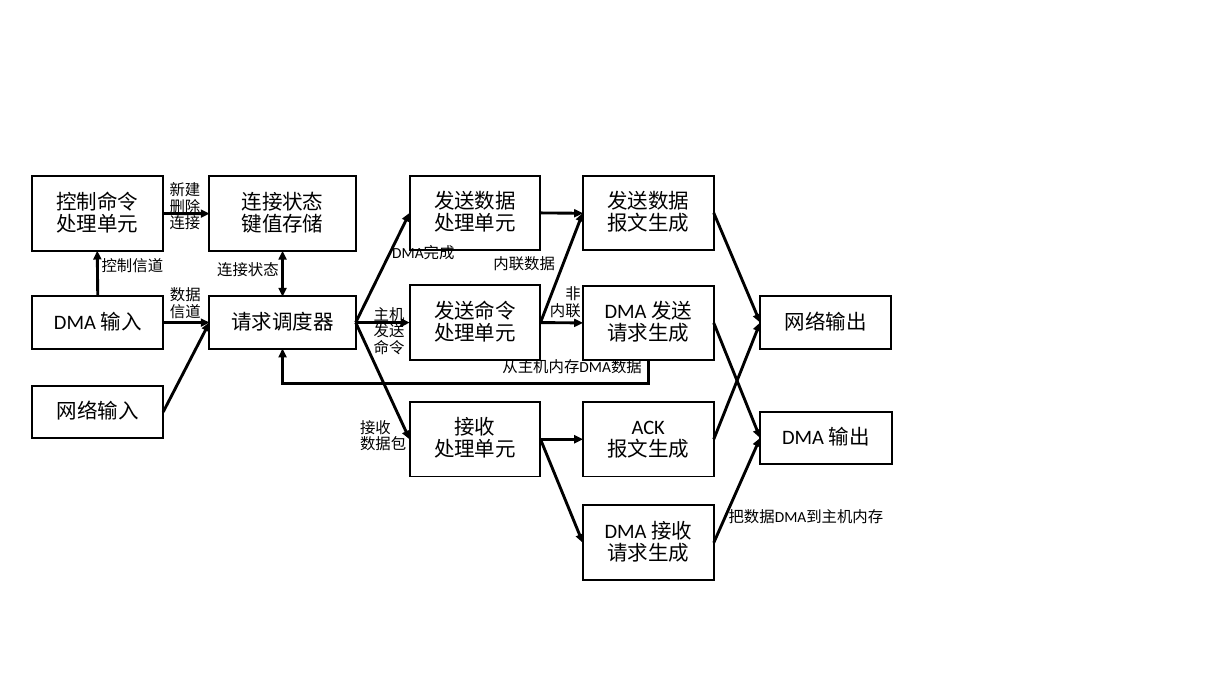
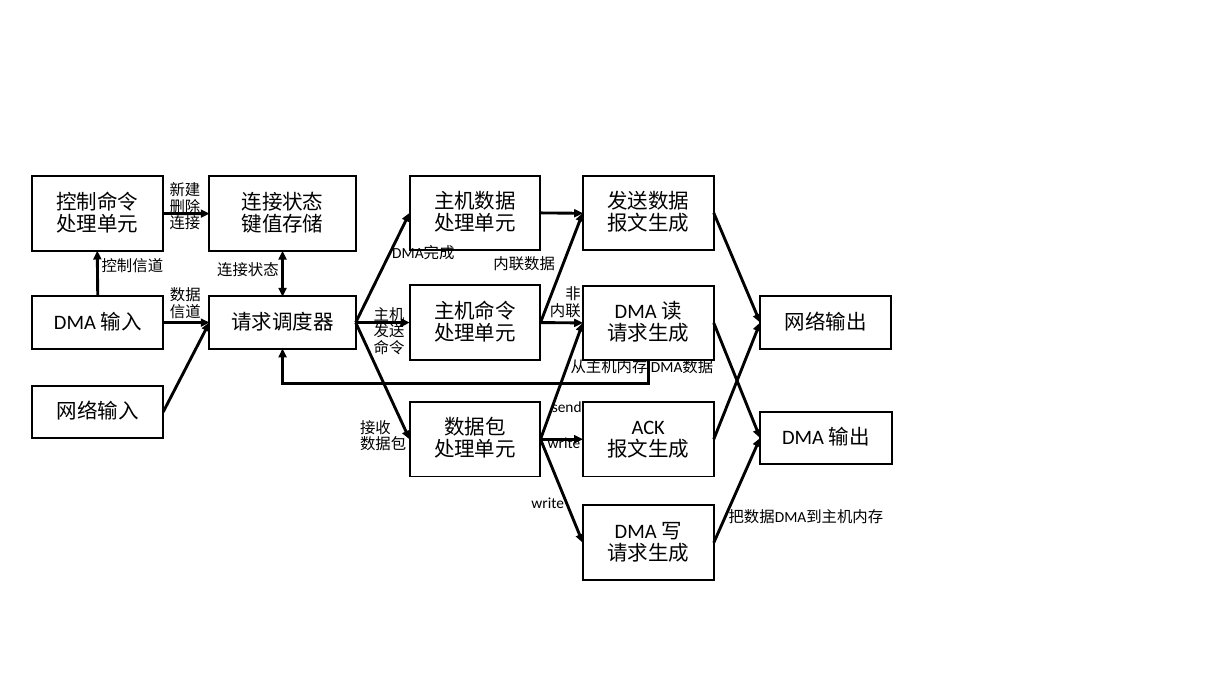
Before and after one commit to bojieli/thesis, a slide deck: slide 1 of chapters/socksdirect/images/scalable_rdma.pptx. Drawn at 1232x693 pixels with LibreOffice and Linux fonts; fonts in the diff are those of the drawing. Boxes give left, top, right and bottom in pixels: in the first picture for what was removed or moved away, otherwise in the second. Text is boxed around its words. In the diff, an @@ line names an element or a change of style, - is before the commit and + after.

```diff
--- a/chapters/socksdirect/images/scalable_rdma.pptx
+++ b/chapters/socksdirect/images/scalable_rdma.pptx
@@ text in rectangle at <box>434,190,516,232</box>: text changed @@
-发送数据
-处理单元
+主机数据
+处理单元
@@ text in rectangle at <box>434,300,516,342</box>: text changed @@
-发送命令处理单元
+主机命令处理单元
@@ arrow added from (541, 439) to (583, 323), #000000 2.25 pt @@
@@ text in rectangle at <box>607,300,689,342</box>: text changed @@
-DMA 发送
-请求生成
+DMA 读
+请求生成
@@ text at <box>571,356,713,376</box>: spaces changed @@
-从主机内存DMA数据
+从主机内存 DMA数据
@@ text in rectangle at <box>434,416,516,458</box>: text changed @@
-接收
-处理单元
+数据包
+处理单元
@@ text added at <box>552,399,582,412</box>, 12 pt, text #000000 @@
+send
@@ text added at <box>548,435,581,448</box>, 12 pt, text #000000 @@
+write
@@ text added at <box>531,495,564,508</box>, 12 pt, text #000000 @@
+write
@@ text in rectangle at <box>607,522,689,562</box>: text changed @@
-DMA 接收
-请求生成
+DMA 写
+请求生成
```
Also in this commit, not shown: 2 other files.
